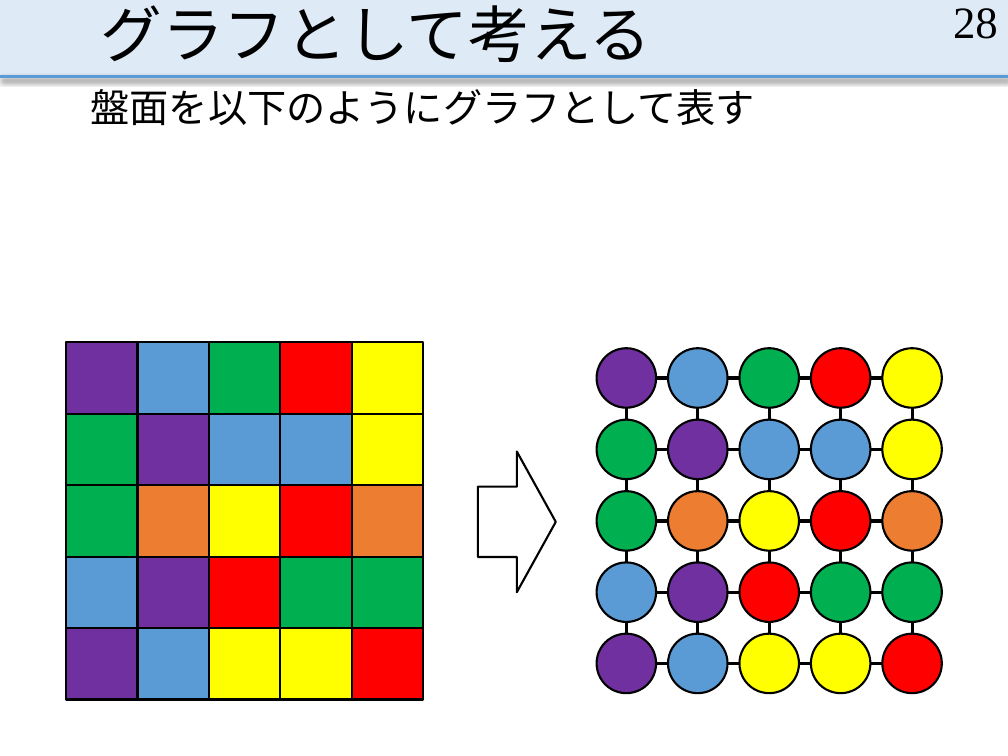
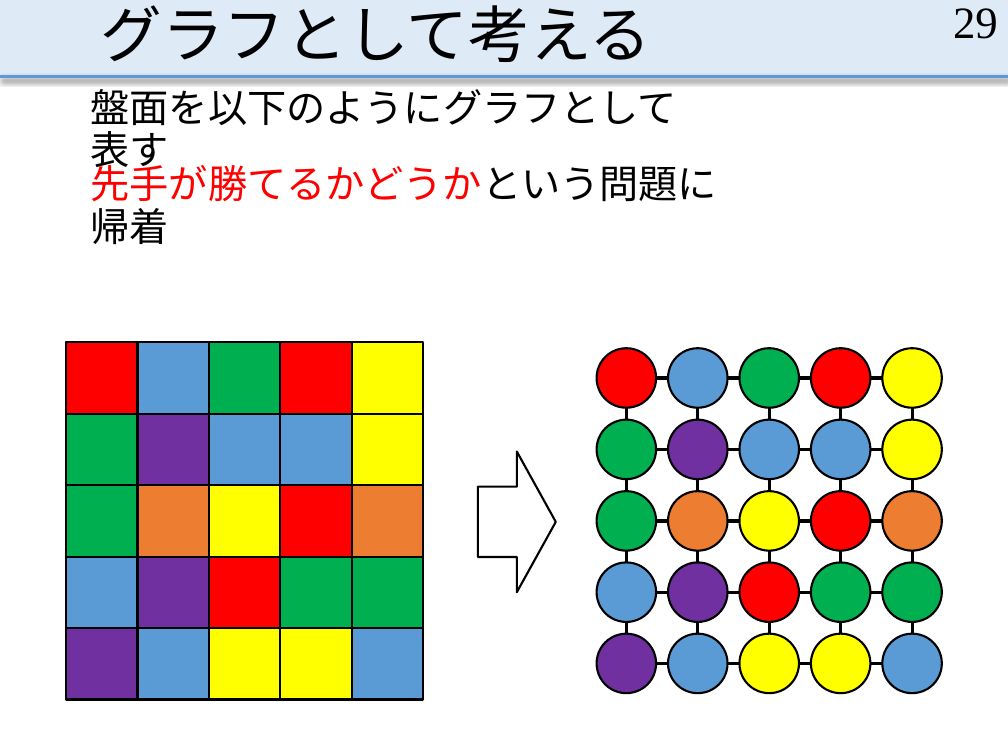
Before and after one commit to MasayaOda/SR, a slide deck: slide 29 of 190207oda.pptx (slide 28 before the commit). Drawn at 1008x756 pixels with LibreOffice and Linux fonts; fonts in the diff are those of the drawing. Boxes give left, top, right and bottom in pixels: in the first picture for what was removed or moved away, otherwise in the second. Text is boxed around its words. In the diff, an @@ line names an element or a change of style, - is before the commit and + after.

```diff
--- a/190207oda.pptx
+++ b/190207oda.pptx
@@ page number at (953,8,998,39): text changed @@
-28
+29
@@ text "盤面を以下のようにグラフとして表す" rewrapped from (91,82,755,125) to (91,82,677,175) @@
@@ text added at (91,158,717,244), 28 pt, text #FF0000 @@
+先手が勝てるかどうかという問題に帰着
@@ rectangle at (67,343,138,414): fill #7030A0 to #FF0000 @@
@@ ellipse at (597,348,656,407): fill #7030A0 to #FF0000 @@
@@ rectangle at (352,628,423,700): fill #FF0000 to #5B9BD5 @@
@@ ellipse at (882,634,941,694): fill #FF0000 to #5B9BD5 @@
```
Also in this commit, not shown: 21 other slides changed, 19 slides added.
